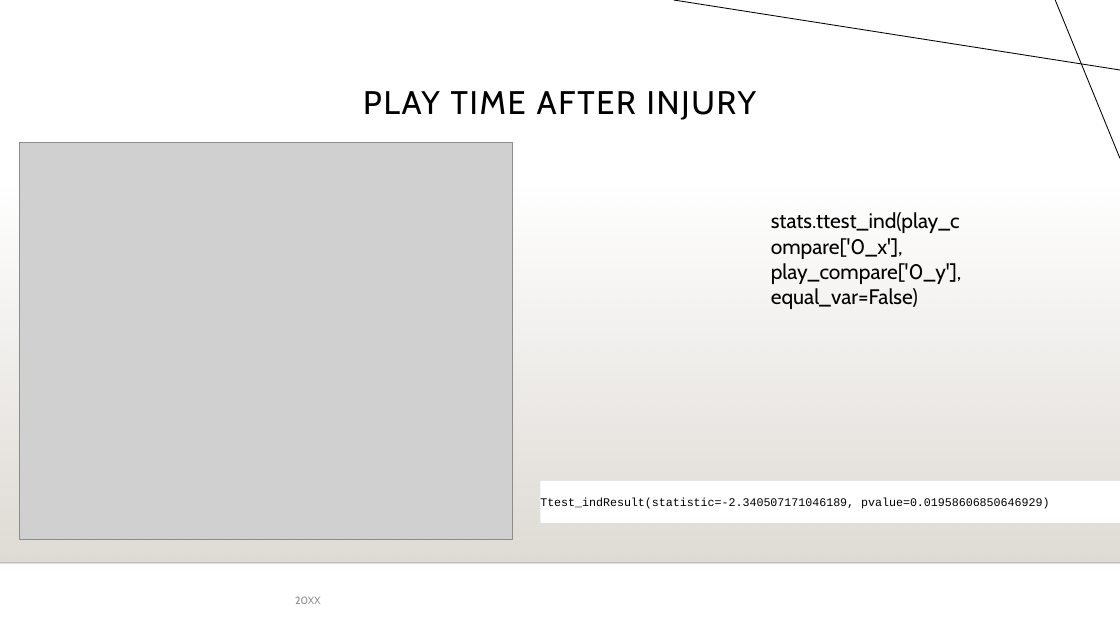
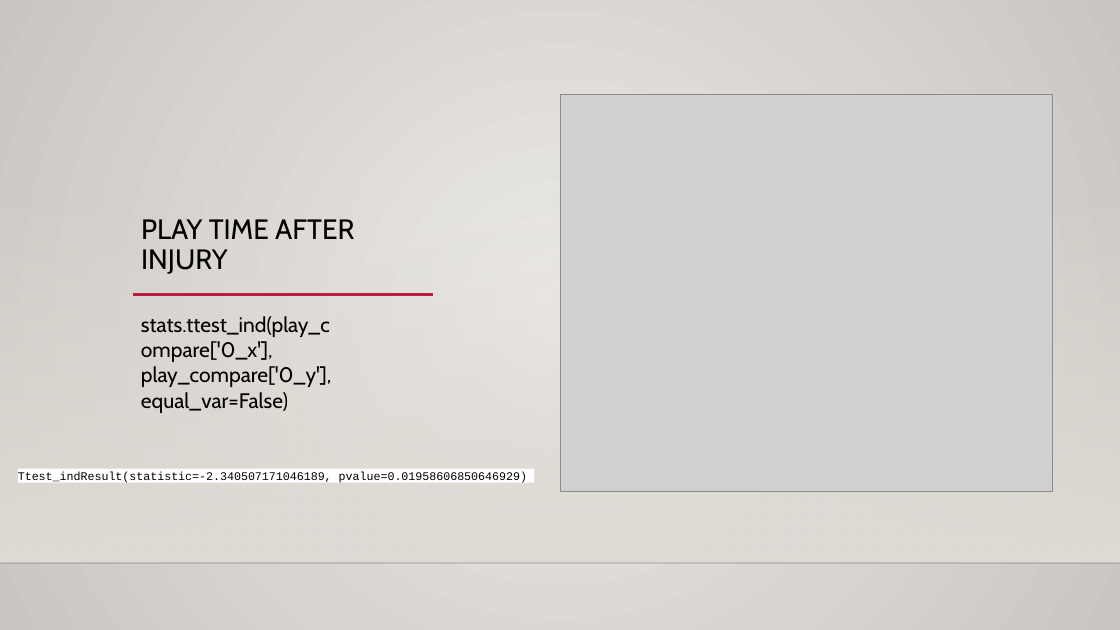
Before and after one commit to DunieCarrasco/nfl_concussion_analysis, a slide deck: slide 9 of NFL_concussion_study.pptx (slide 8 before the commit). Drawn at 1120x630 pixels with LibreOffice and Linux fonts; fonts in the diff are those of the drawing; grey boxes stand for pictures; background and template pictures are left out. Boxes give left, top, right and bottom in pixels: in the first picture for what was removed or moved away, otherwise in the second. Text is boxed around its words. In the diff, an @@ line names an element or a change of style, - is before the commit and + after.

```diff
--- a/NFL_concussion_study.pptx
+++ b/NFL_concussion_study.pptx
@@ background #FFFFFF to gradient #ECEAE7 to #CAC7C1 @@
@@ line removed from (1120, 70) to (674, 0) @@
@@ line removed from (1055, 0) to (1120, 159) @@
@@ title "PLAY TIME AFTER INJURY": place and size @@
-title "PLAY TIME AFTER INJURY" at [363, 91, 757, 120]
+title "PLAY TIME AFTER INJURY" at [141, 219, 354, 274]
@@ title "PLAY TIME AFTER INJURY" at [141, 219, 354, 274]: size 28 to 24 pt, letter spacing 1.5 to 0 pt; alignment centre to left; vertical alignment top to bottom @@
@@ picture: place and size @@
-picture at [19, 143, 512, 539]
+picture at [560, 95, 1053, 492]
@@ line added from (133, 295) to (434, 295), #B71E42 2.5 pt @@
@@ text "stats.ttest_ind(play_compare['0_x'], play_compare['0_y'], eq ...": place and size @@
-text "stats.ttest_ind(play_compare['0_x'], play_compare['0_y'], eq ..." at [771, 212, 962, 309]
+text "stats.ttest_ind(play_compare['0_x'], play_compare['0_y'], eq ..." at [141, 316, 332, 413]
@@ rectangle "Ttest_indResult(statistic=-2.340507171046189, pvalue=0.01958 ...": place and size @@
-rectangle "Ttest_indResult(statistic=-2.340507171046189, pvalue=0.01958 ..." at [540, 481, 1120, 523]
+rectangle "Ttest_indResult(statistic=-2.340507171046189, pvalue=0.01958 ..." at [18, 469, 534, 483]
@@ text removed at [295, 596, 321, 604] @@
-20XX
```
Also in this commit, not shown: 6 other slides changed, 3 slides added, 1 slide removed, 2 other files.
